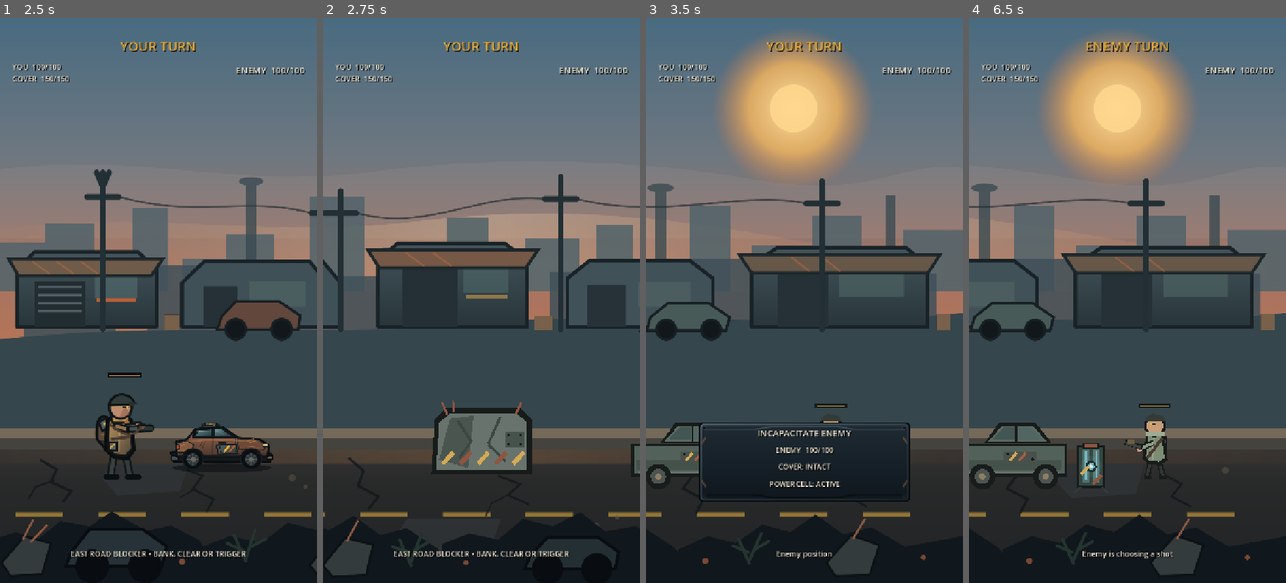
Above: before the commit, frames 1-4 (left to right).
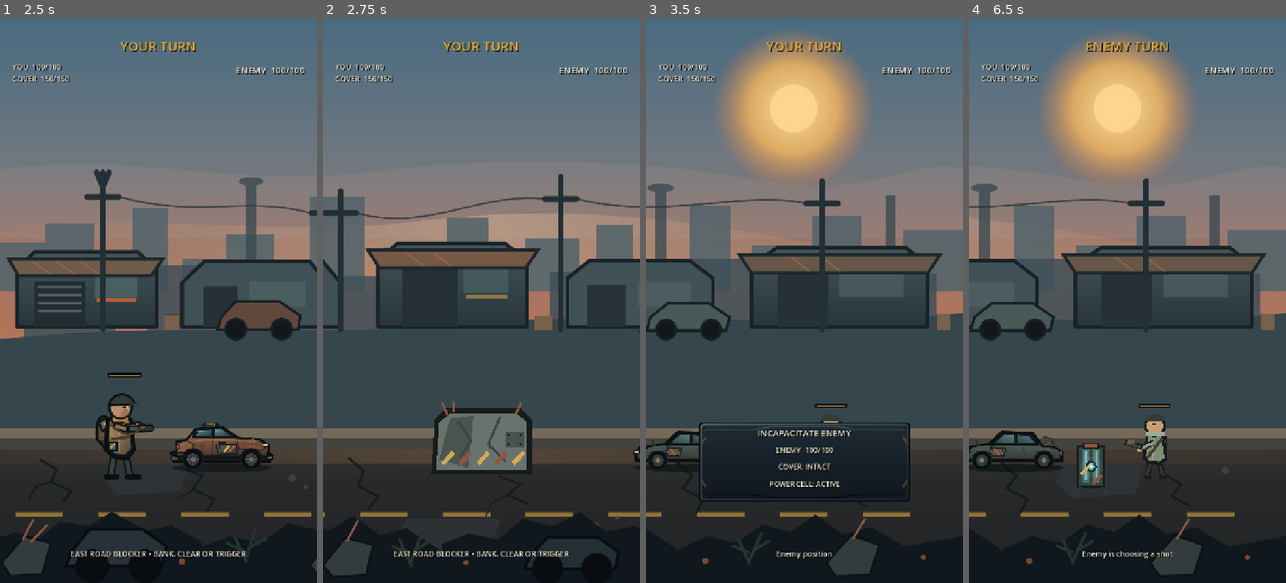
Above: after the commit, the same moments.

Repository: phantompixel-developer/FortKnocks
Game: Godot game, scene res://game/core/app.tscn
Same seed, same stepped clock (60 frames per second), same inputs: the game is played once before the commit and once after it.
Inputs (mouse positions are in pixels of both pictures, inside the frame that each line leads up to):
- Up to frame 1 (2.5 s): click "COMMAND BOARD CHOOSE THE NEXT…" at 0.5 s; click "01 ROADBLOCK TRIAL EAST ROAD …" at 1.25 s; tap Enter at 2 s; move the mouse to (228, 272) at 2.02 s; click (228, 272) at 2.17 s
- Up to frame 2 (2.75 s): no input
- Up to frame 3 (3.5 s): drag from (741, 328) to (788, 413) at 2.77 s
- Up to frame 4 (6.5 s): move the mouse to (1159, 176) at 3.52 s; click (1159, 176) at 3.67 s; drag from (1111, 413) to (1032, 215) at 4.27 s; move the mouse to (1222, 385) at 5.02 s; click (1222, 385) at 5.17 s; tap Space at 5.75 s; drag from (1032, 215) to (1079, 159) at 5.77 s

Frame 1 is identical in both runs. In frame 2, 0.1% of the frame differs, in the area x 97-100%, y 75-81%; in frame 3, 0.9%; in frame 4, 1.7%, in the area x 0-31%, y 71-83%.

Commit message:
art: integrate production rival cover vehicle

Diff:
--- a/game/battle/destructible_cover.gd
+++ b/game/battle/destructible_cover.gd
@@ -6,6 +6,7 @@
 const SEDAN_TEXTURE_PATH := "res://assets/art/production/vehicles/old_sedan.svg"
 const PICKUP_TEXTURE_PATH := "res://assets/art/production/vehicles/pickup.svg"
 const TECHNICAL_TEXTURE_PATH := "res://assets/art/production/vehicles/improvised_technical.svg"
+const RIVAL_COVER_TEXTURE_PATH := "res://assets/art/production/vehicles/rival_cover_vehicle.svg"
 
 var _vehicle_textures: Dictionary = {}
 
@@ -118,6 +119,8 @@
 	# Fort Knocks player platforms use the authored production vehicle family.
 	# Enemy cover deliberately keeps faction-neutral procedural presentation.
 	if facing > 0 and _draw_production_platform(stage):
+		return
+	if facing < 0 and _draw_production_rival_cover(stage):
 		return
 
 	var darkening := float(stage) * 0.11
@@ -177,6 +180,47 @@
 			PackedColorArray([Color("2d322f")])
 		)
 
+
+
+func _draw_production_rival_cover(stage: int) -> bool:
+	if not _vehicle_textures.has("rival_cover"):
+		_vehicle_textures["rival_cover"] = ProductionArtScript.texture_from_svg(RIVAL_COVER_TEXTURE_PATH)
+
+	var texture := _vehicle_textures["rival_cover"] as Texture2D
+	if texture == null:
+		return false
+
+	var target_width := _body_size.x + 46.0
+	var target_height := target_width * (250.0 / 520.0)
+	var target := Rect2(
+		-target_width * 0.5,
+		-target_height * 0.72,
+		target_width,
+		target_height
+	)
+	var tint := Color.WHITE.darkened(float(stage) * 0.10)
+
+	draw_set_transform(Vector2.ZERO, 0.0, Vector2(-1.0, 1.0))
+	draw_texture_rect(texture, target, false, tint)
+	draw_set_transform(Vector2.ZERO, 0.0, Vector2.ONE)
+
+	if stage >= 1:
+		draw_line(Vector2(-78, -42), Vector2(-42, -8), Color("202729"), 7.0)
+		draw_line(Vector2(28, -58), Vector2(12, -30), Color("b7c0b6", 0.68), 3.0)
+		draw_line(Vector2(-92, -9), Vector2(-60, -2), Color("91553f", 0.76), 5.0)
+	if stage >= 2:
+		draw_polygon(
+			PackedVector2Array([
+				Vector2(42, -46),
+				Vector2(98, -41),
+				Vector2(92, -10),
+				Vector2(38, -15),
+			]),
+			PackedColorArray([Color("111820", 0.92)])
+		)
+		draw_line(Vector2(66, -56), Vector2(96, -18), Color("090d11"), 8.0)
+		draw_line(Vector2(-104, -36), Vector2(-78, 4), Color("090d11"), 7.0)
+	return true
 
 func _draw_production_platform(stage: int) -> bool:
 	var platform_id := _platform_id_from_visual_profile()
